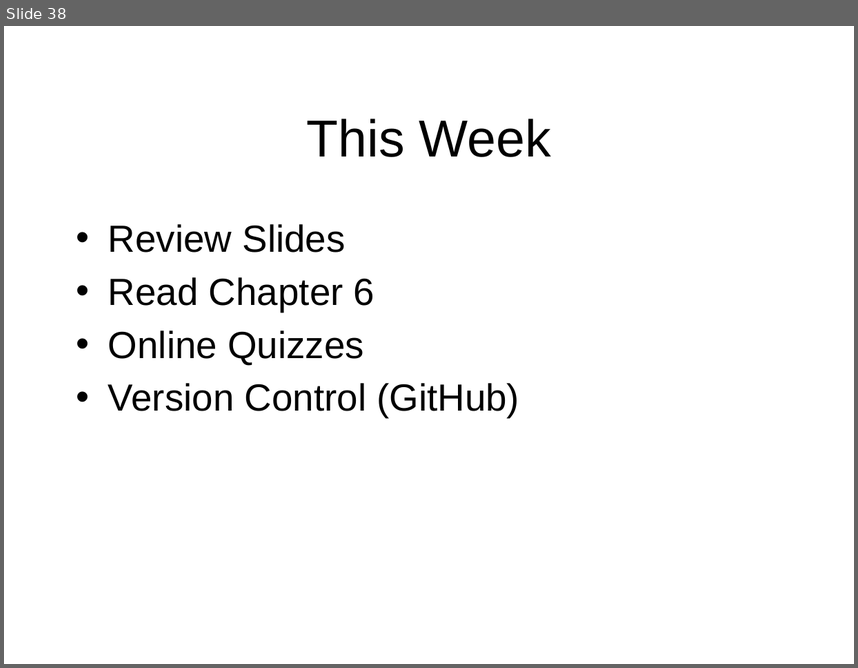
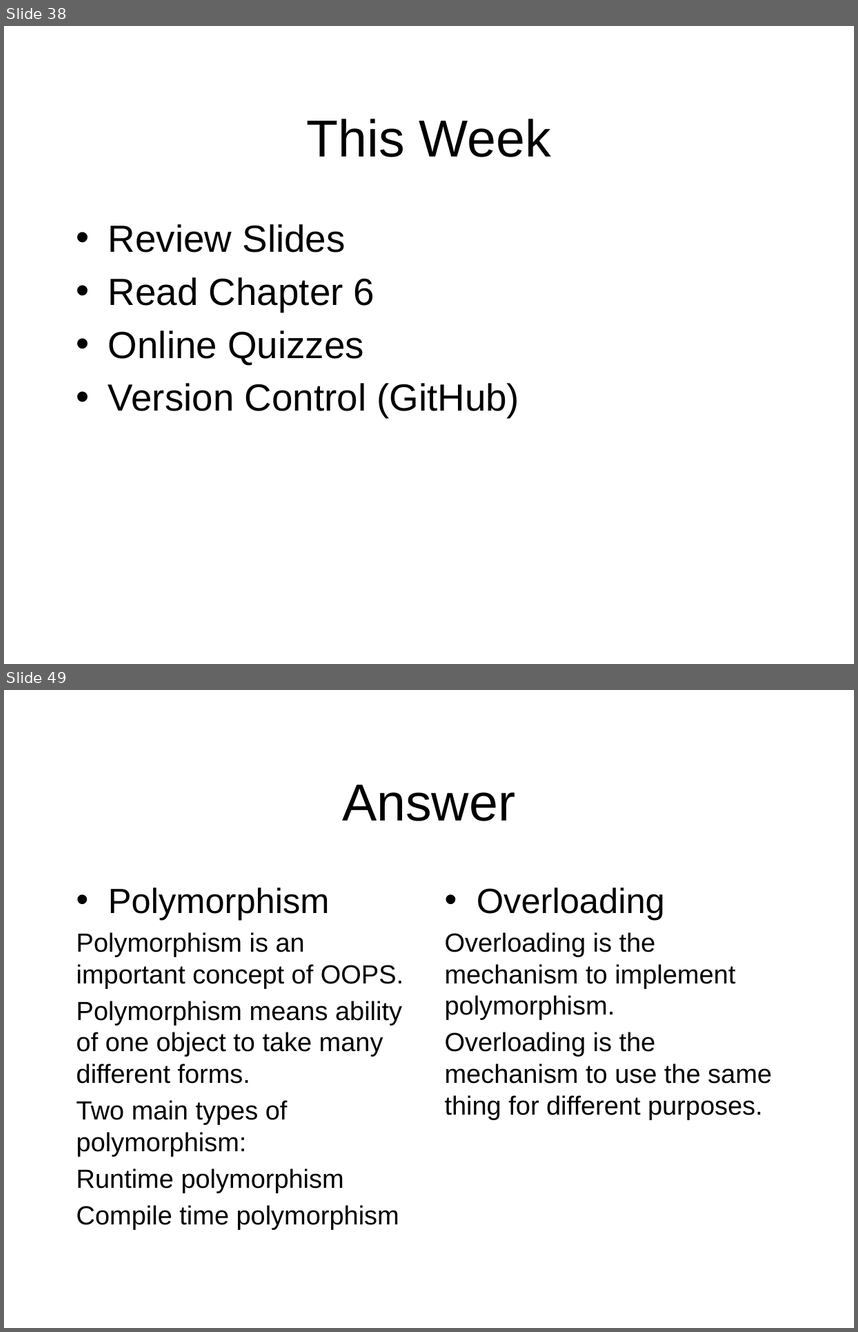
Before and after one commit to octaviordz/zjnu2017.github.io, a slide deck: OOAD/lectures/070--Notation.Part.2.pptx. Shown one above the other, each under a label of ours: slide 38 before the commit, slides 38 and 49 after it; the slides between them are not shown. The pictures are 858x668 and 858x1332 pixels, drawn with LibreOffice and Linux fonts; fonts in the diff are those of the drawing. Boxes give left, top, right and bottom in pixels: in the first picture for what was removed or moved away, otherwise in the second. Text is boxed around its words. In the diff, an @@ line names an element or a change of style, - is before the commit and + after.

```diff
--- a/OOAD/lectures/070--Notation.Part.2.pptx
+++ b/OOAD/lectures/070--Notation.Part.2.pptx
@@ slide 49 added at [4,690,854,1328], background #FFFFFF @@
@@ title added at [342,785,515,821], 44 pt, text #000000 @@
+Answer
@@ text added at [76,887,404,1229], 22.2 pt, text #000000 @@
+• Polymorphism
+Polymorphism is an important concept of OOPS.
+Polymorphism means ability of one object to take many different forms.
+Two main types of polymorphism:
+Runtime polymorphism
+Compile time polymorphism
@@ text added at [445,887,772,1119], 22.2 pt, text #000000 @@
+• Overloading
+Overloading is the mechanism to implement polymorphism.
+Overloading is the mechanism to use the same thing for different purposes.
```
Also in this commit, not shown: 1 slide changed, 9 other slides added.
